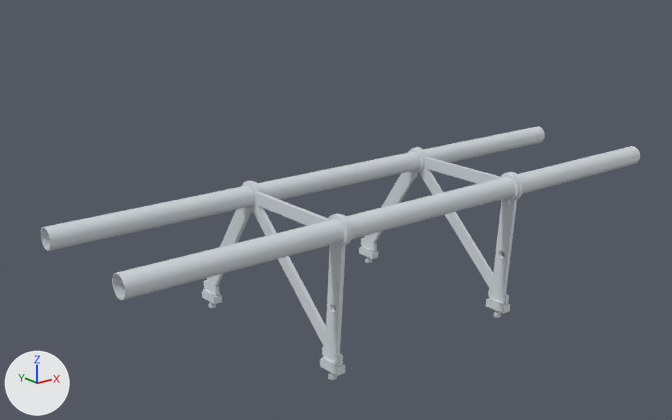
One commit to the glTF model docs/ESP 2026/steps/esp2026_seat_set/step_01.glb: the scene before it, then after it.
Rendered twice from a 50 mm camera at (-1431.0, -1443.0, 953.0) aimed at (-47.0, 286.0, 262.0). The lights are fixed; the arrows at lower left show +X, +Y and +Z. The first picture is the older version.

Names of what the first picture shows: 'part__front beam tube', 'part__leg 1', 'part__leg 2', 'part__rear beam tube' and 9 more.
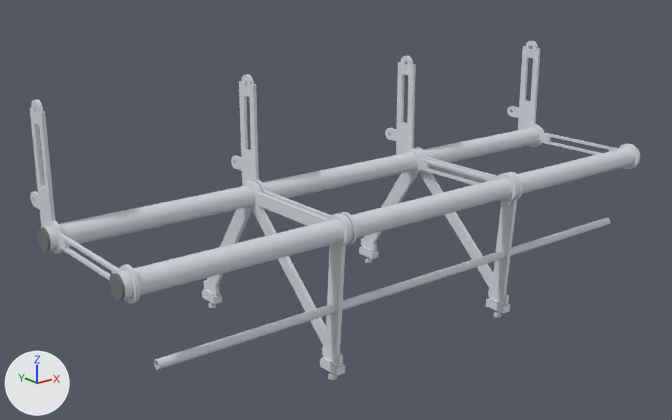
What differs and where, as boxes [x1, y1, x2, y2] in the pictures (672 x 420 px):
'part__baggage bar', added
    after: [154, 218, 610, 370]
'part__spreader 1', added
    after: [30, 99, 140, 304]
'part__spreader 3', added
    after: [385, 55, 518, 202]
'part__spreader 2', added
    after: [231, 74, 358, 245]
'part__spreader 4', added
    after: [507, 41, 640, 169]
'part__beam end cap 1', added
    after: [109, 273, 125, 301]
'part__beam end cap 2', added
    after: [38, 227, 51, 252]

Patch to the scene script:
```diff
--- a/docs/ESP 2026/steps/esp2026_seat_set/step_01.glb.py
+++ b/docs/ESP 2026/steps/esp2026_seat_set/step_01.glb.py
@@ mat_defaultmaterial_024 @@
+mat_defaultmaterial_024 = bpy.data.materials.new('DefaultMaterial.024')
+mat_defaultmaterial_024.use_nodes = True; mat_defaultmaterial_024.node_tree.nodes.clear()
+_N = mat_defaultmaterial_024.node_tree.nodes; _L = mat_defaultmaterial_024.node_tree.links
+n0 = _N.new('ShaderNodeOutputMaterial'); n0.name = 'Material Output'
+n1 = _N.new('ShaderNodeBsdfPrincipled'); n1.name = 'Principled BSDF'
+n2 = _N.new('ShaderNodeVertexColor'); n2.name = 'Color Attribute'
+_L.new(n1.outputs[0], n0.inputs[0])  # 'BSDF' to 'Surface'
+_L.new(n2.outputs[0], n1.inputs[0])  # 'Color' to 'Base Color'
@@ me_part__baggage_bar @@
+me_part__baggage_bar.from_pydata(...)  # 252 vertices, 504 faces; spans x -700.0..700.0, y 3.0..23.0, z 140.0..160.0
+me_part__baggage_bar.materials.append(mat_defaultmaterial_024)
@@ me_part__spreader_4 @@
+me_part__spreader_4.from_pydata(...)  # 868 vertices, 1756 faces; spans x 746.0..754.0, y -35.0..436.0, z 295.0..610.0
+me_part__spreader_4.materials.append(mat_defaultmaterial_009)
@@ me_part__spreader_3 @@
+me_part__spreader_3.from_pydata(...)  # 868 vertices, 1756 faces; spans x 246.0..254.0, y -35.0..436.0, z 295.0..610.0
+me_part__spreader_3.materials.append(mat_defaultmaterial_008)
@@ me_part__spreader_2 @@
+me_part__spreader_2.from_pydata(...)  # 868 vertices, 1756 faces; spans x -254.0..-246.0, y -35.0..436.0, z 295.0..610.0
+me_part__spreader_2.materials.append(mat_defaultmaterial_007)
@@ me_part__spreader_1 @@
+me_part__spreader_1.from_pydata(...)  # 868 vertices, 1756 faces; spans x -754.0..-746.0, y -35.0..436.0, z 295.0..610.0
+me_part__spreader_1.materials.append(mat_defaultmaterial_006)
@@ me_part__beam_end_cap_2 @@
+me_part__beam_end_cap_2.from_pydata(...)  # 252 vertices, 500 faces; spans x -776.0..-758.0, y 305.0..355.0, z 305.0..355.0
+me_part__beam_end_cap_2.materials.append(mat_defaultmaterial_003)
@@ me_part__beam_end_cap_1 @@
+me_part__beam_end_cap_1.from_pydata(...)  # 252 vertices, 500 faces; spans x -776.0..-758.0, y -25.0..25.0, z 305.0..355.0
+me_part__beam_end_cap_1.materials.append(mat_defaultmaterial_002)
@@ ob_part__baggage_bar @@
+ob_part__baggage_bar = bpy.data.objects.new('part__baggage bar', me_part__baggage_bar)
+ob_part__baggage_bar.location = (0.0, 0.0, 0.0)
@@ ob_part__spreader_4 @@
+ob_part__spreader_4 = bpy.data.objects.new('part__spreader 4', me_part__spreader_4)
+ob_part__spreader_4.location = (0.0, 0.0, 0.0)
@@ ob_part__spreader_3 @@
+ob_part__spreader_3 = bpy.data.objects.new('part__spreader 3', me_part__spreader_3)
+ob_part__spreader_3.location = (0.0, 0.0, 0.0)
@@ ob_part__spreader_2 @@
+ob_part__spreader_2 = bpy.data.objects.new('part__spreader 2', me_part__spreader_2)
+ob_part__spreader_2.location = (0.0, 0.0, 0.0)
@@ ob_part__spreader_1 @@
+ob_part__spreader_1 = bpy.data.objects.new('part__spreader 1', me_part__spreader_1)
+ob_part__spreader_1.location = (0.0, 0.0, 0.0)
@@ ob_part__beam_end_cap_2 @@
+ob_part__beam_end_cap_2 = bpy.data.objects.new('part__beam end cap 2', me_part__beam_end_cap_2)
+ob_part__beam_end_cap_2.location = (0.0, 0.0, 0.0)
@@ ob_part__beam_end_cap_1 @@
+ob_part__beam_end_cap_1 = bpy.data.objects.new('part__beam end cap 1', me_part__beam_end_cap_1)
+ob_part__beam_end_cap_1.location = (0.0, 0.0, 0.0)
```
